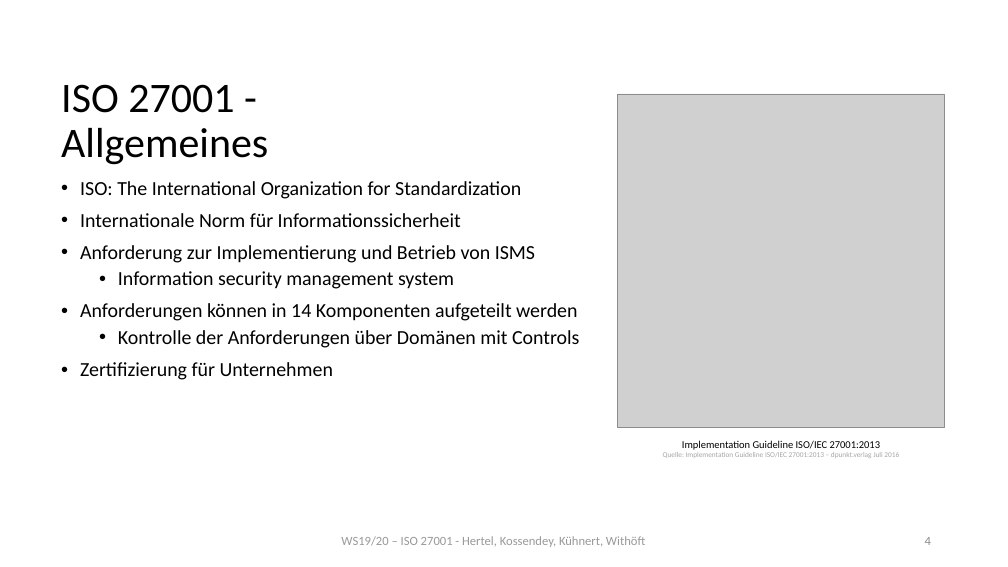
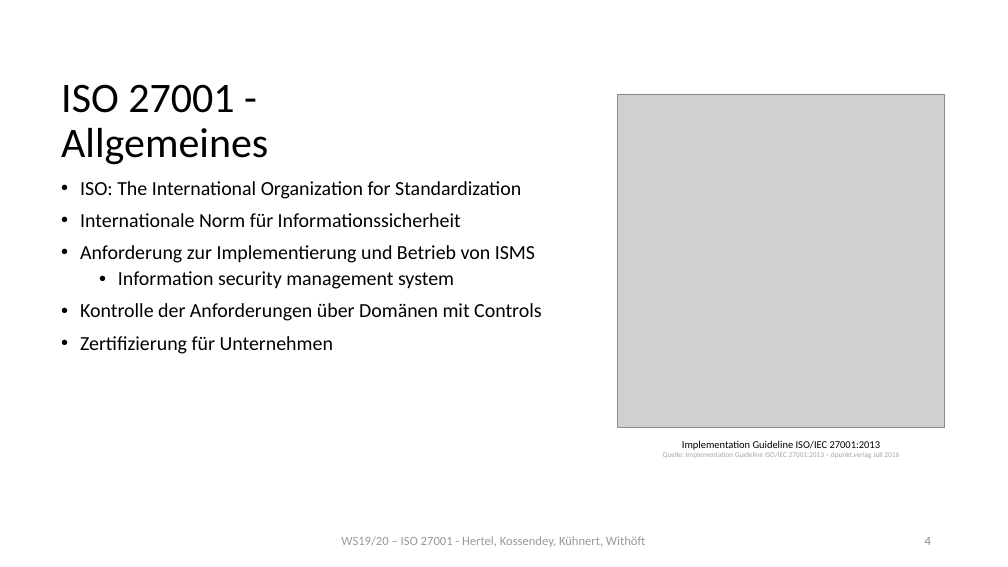
Before and after one commit to mwithoeft/SicherheitUndZuverlaessigkeit, a slide deck: slide 4 of merged.pptx. Drawn at 1008x567 pixels with LibreOffice and Linux fonts; fonts in the diff are those of the drawing; grey boxes stand for pictures. Boxes give left, top, right and bottom in pixels: in the first picture for what was removed or moved away, otherwise in the second. Text is boxed around its words. In the diff, an @@ line names an element or a change of style, - is before the commit and + after.

Commit message:
Changed stuff

```diff
--- a/merged.pptx
+++ b/merged.pptx
@@ text at (80, 303, 577, 321): paragraph removed @@
-• Anforderungen können in 14 Komponenten aufgeteilt werden
@@ text at (80, 303, 542, 321): list level 2 to 1 in "Kontrolle der Anforderungen über Domänen ..." @@
```
Also in this commit, not shown: 1 other slide changed.
